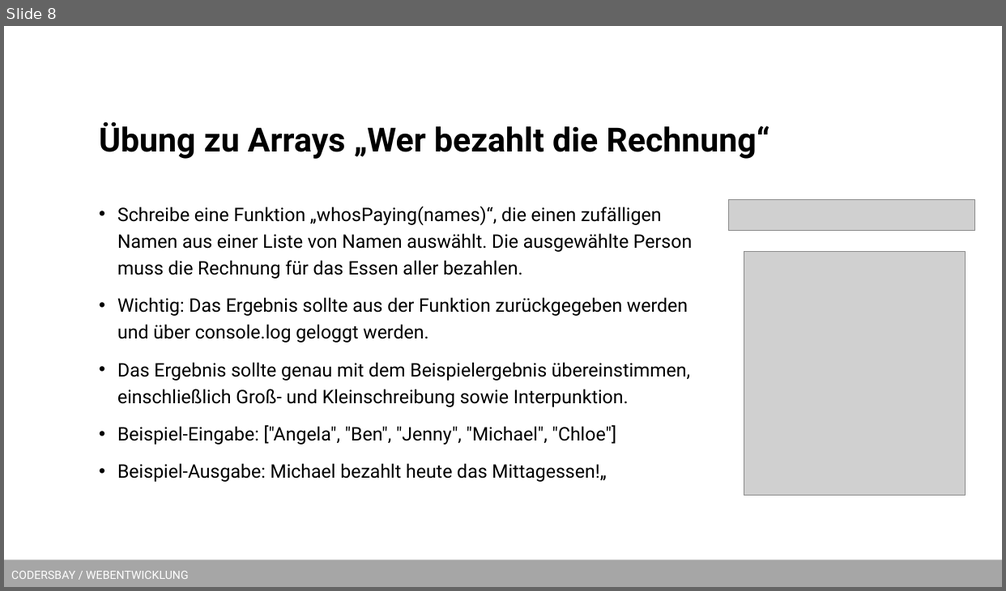
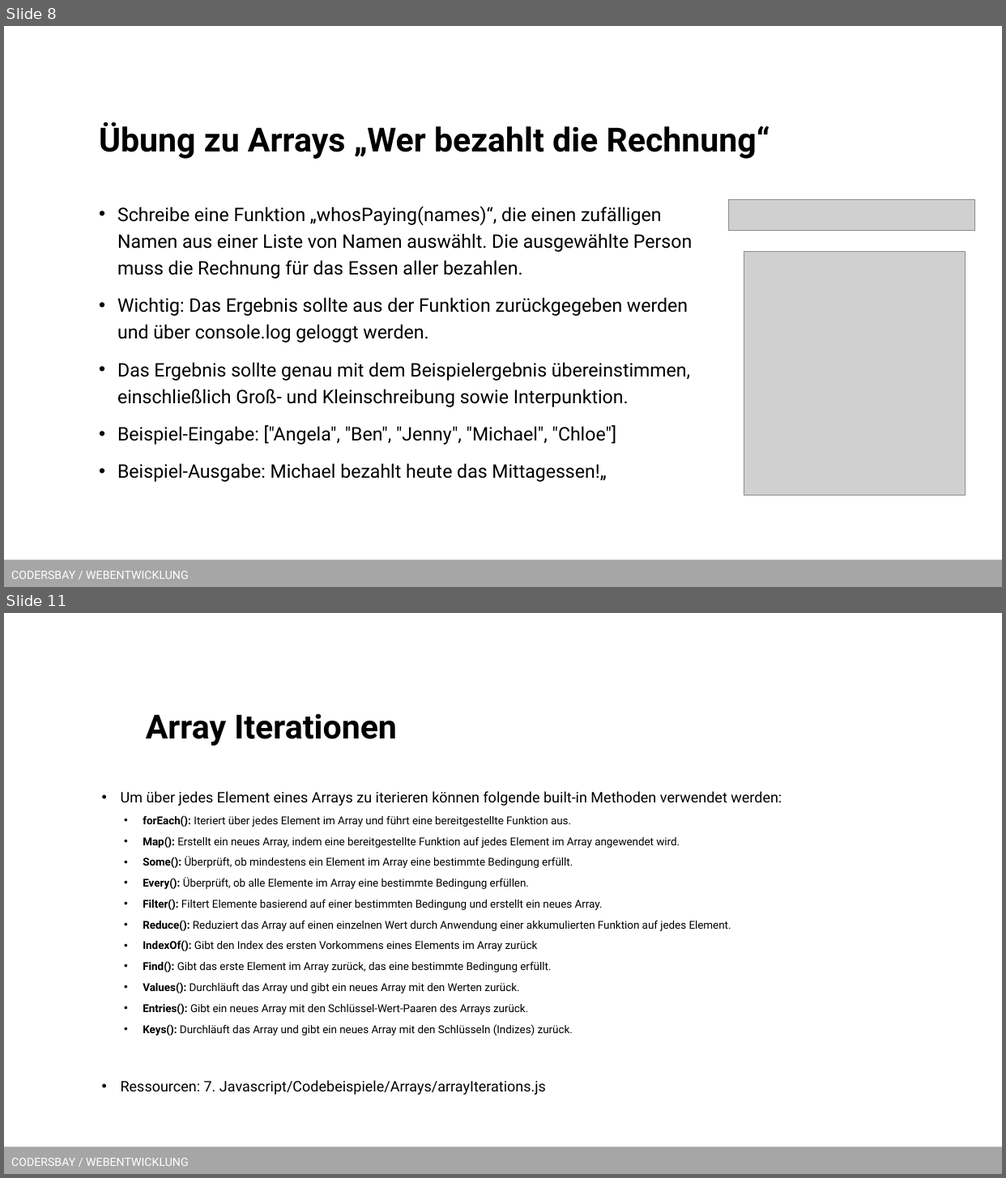
Before and after one commit to kodo89/Webentwicklung_23_24, a slide deck: 7. Javascript/Slides/JS Arrays und Objekte.pptx. Shown one above the other, each under a label of ours: slide 8 before the commit, slides 8 and 11 after it; the slides between them are not shown. The pictures are 1006x591 and 1006x1178 pixels, drawn with LibreOffice and Linux fonts; fonts in the diff are those of the drawing; grey boxes stand for pictures; background and template pictures are left out. Boxes give left, top, right and bottom in pixels: in the first picture for what was removed or moved away, otherwise in the second. Text is boxed around its words. In the diff, an @@ line names an element or a change of style, - is before the commit and + after.

```diff
--- a/7. Javascript/Slides/JS Arrays und Objekte.pptx
+++ b/7. Javascript/Slides/JS Arrays und Objekte.pptx
@@ slide 11 added at bbox=[4, 613, 1002, 1174], background #FFFFFF; not listed: 1 template element that a slide beside it also shows @@
@@ title added at bbox=[146, 713, 397, 746], 32 pt, text #000000, bold @@
+Array Iterationen
@@ text added at bbox=[121, 791, 782, 1095], 10.5 pt, text #000000 @@
+• Um über jedes Element eines Arrays zu iterieren können folgende built-in Methoden verwendet werden:
+  • forEach(): Iteriert über jedes Element im Array und führt eine bereitgestellte Funktion aus.
+  • Map(): Erstellt ein neues Array, indem eine bereitgestellte Funktion auf jedes Element im Array angewendet wird.
+  • Some(): Überprüft, ob mindestens ein Element im Array eine bestimmte Bedingung erfüllt.
+  • Every(): Überprüft, ob alle Elemente im Array eine bestimmte Bedingung erfüllen.
+  • Filter(): Filtert Elemente basierend auf einer bestimmten Bedingung und erstellt ein neues Array.
+  • Reduce(): Reduziert das Array auf einen einzelnen Wert durch Anwendung einer akkumulierten Funktion auf jedes Element.
+  • IndexOf(): Gibt den Index des ersten Vorkommens eines Elements im Array zurück
+  • Find(): Gibt das erste Element im Array zurück, das eine bestimmte Bedingung erfüllt.
+  • Values(): Durchläuft das Array und gibt ein neues Array mit den Werten zurück.
+  • Entries(): Gibt ein neues Array mit den Schlüssel-Wert-Paaren des Arrays zurück.
+  • Keys(): Durchläuft das Array und gibt ein neues Array mit den Schlüsseln (Indizes) zurück.
+• Ressourcen: 7. Javascript/Codebeispiele/Arrays/arrayIterations.js
```
Also in this commit, not shown: 2 slides changed, 4 other slides added, 26 other files.
